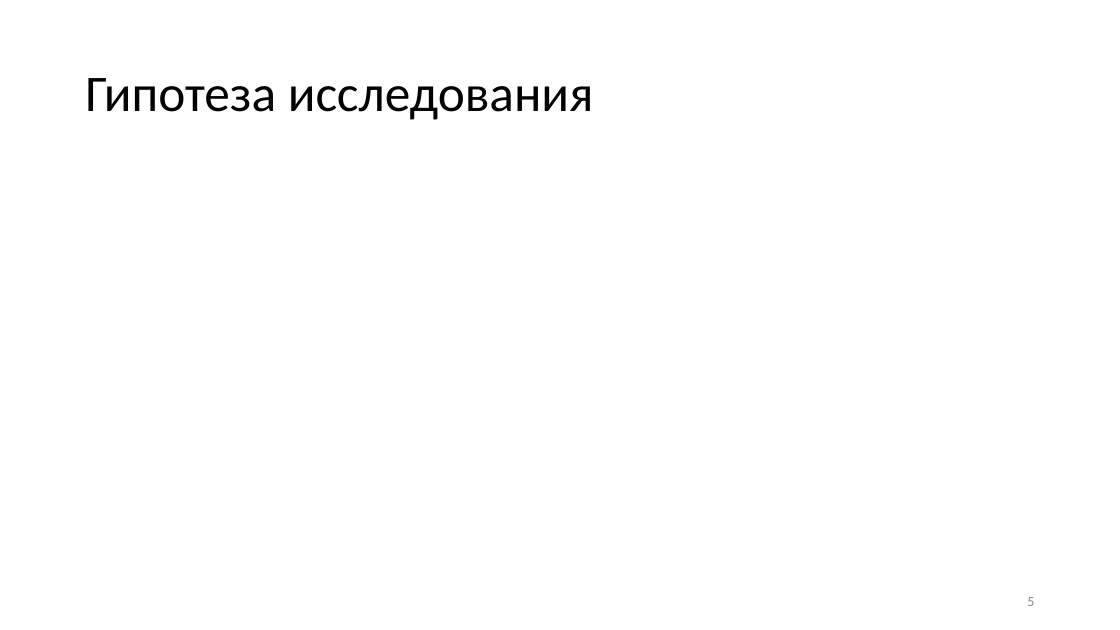
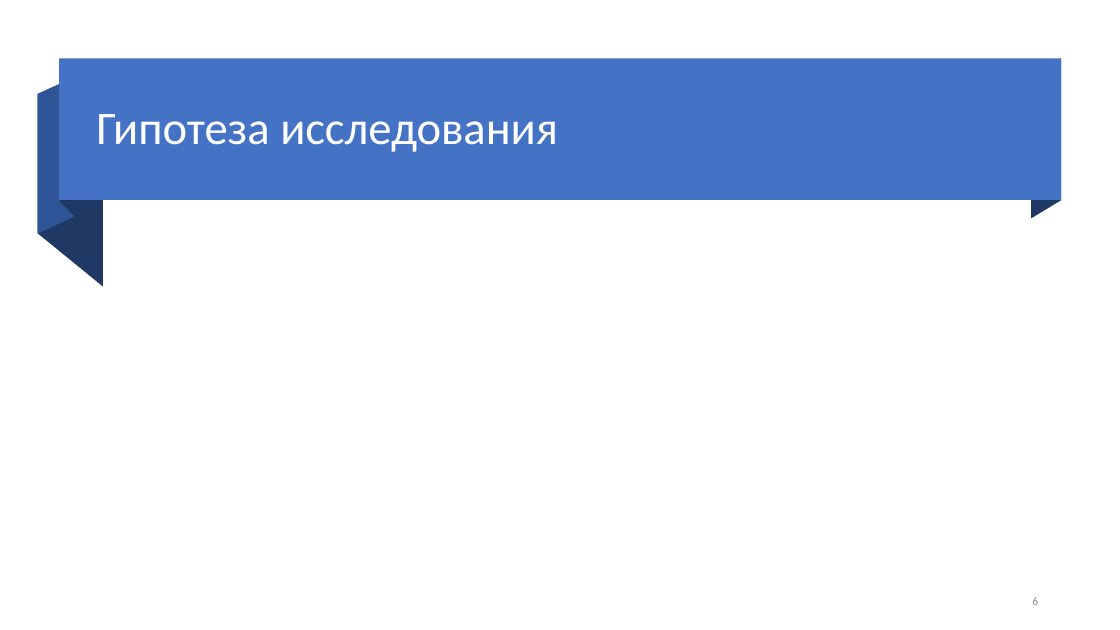
Before and after one commit to PasaOpasen/6-course-tasks, a slide deck: slide 6 of Дисер/презентация/Регрессионные модели для определения повторного максимума в пауэрлифтинге. Пасько.pptx (slide 5 before the commit). Drawn at 1120x630 pixels with LibreOffice and Linux fonts; fonts in the diff are those of the drawing; grey boxes stand for pictures. Boxes give left, top, right and bottom in pixels: in the first picture for what was removed or moved away, otherwise in the second. Text is boxed around its words. In the diff, an @@ line names an element or a change of style, - is before the commit and + after.

```diff
--- a/Дисер/презентация/Регрессионные модели для определения повторного максимума в пауэрлифтинге. Пасько.pptx
+++ b/Дисер/презентация/Регрессионные модели для определения повторного максимума в пауэрлифтинге. Пасько.pptx
@@ rectangle added at bbox=[59, 59, 1061, 201], fill #4472C4 @@
@@ freeform shape added at bbox=[60, 59, 75, 216], fill #203864 @@
@@ freeform shape added at bbox=[1031, 59, 1061, 219], fill #203864 @@
@@ freeform shape added at bbox=[38, 77, 75, 234], fill #2F5597 @@
@@ title "Гипотеза исследования": place and size @@
-title "Гипотеза исследования" at bbox=[85, 78, 594, 120]
+title "Гипотеза исследования" at bbox=[96, 114, 558, 152]
@@ title "Гипотеза исследования" at bbox=[96, 114, 558, 152]: size 44 to 40 pt, text colour #000000 to #FFFFFF @@
@@ freeform shape added at bbox=[38, 94, 103, 287], fill #203864 @@
@@ page number at bbox=[1032, 597, 1038, 605]: text changed; size 12 to 10 pt @@
-5
+6
```
Also in this commit, not shown: 6 other slides changed, 1 slide added, 2 other files.
